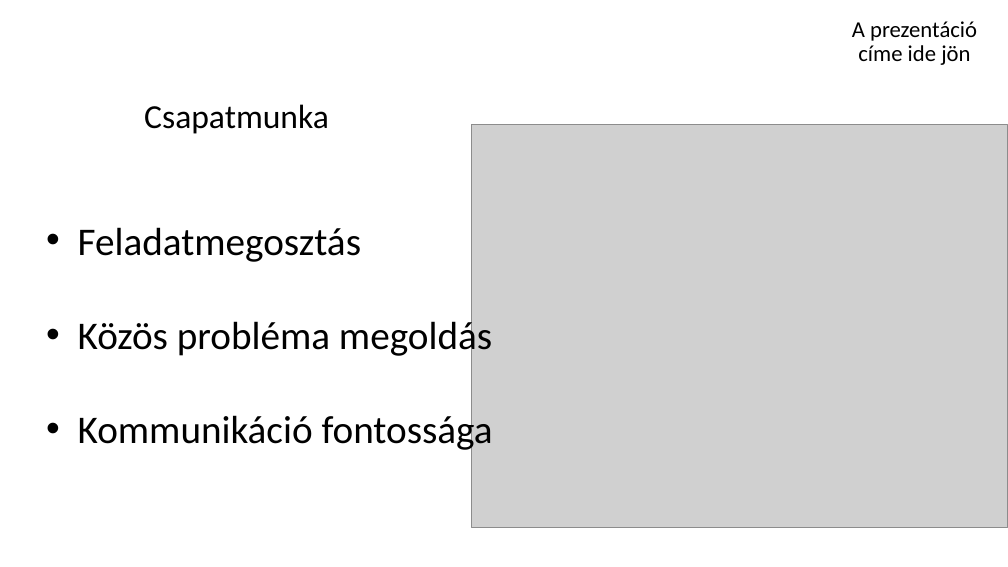
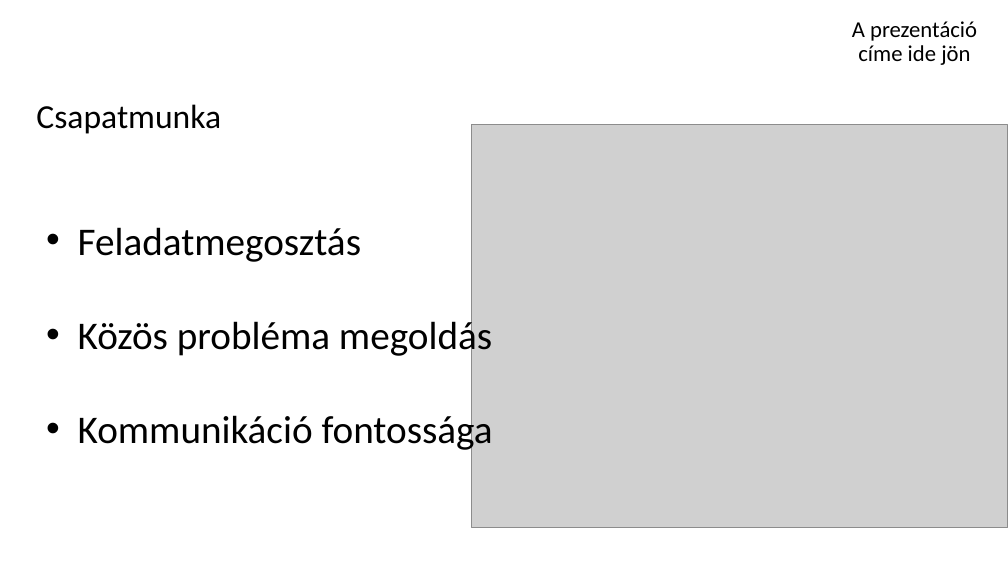
Before and after one commit to schonherz-java-ee-2016-spring/sandbox, a slide deck: slide 3 of krisztianerdei/erdeiKrisztián 0.01.pptx. Drawn at 1008x567 pixels with LibreOffice and Linux fonts; fonts in the diff are those of the drawing; grey boxes stand for pictures; background and template pictures are left out. Boxes give left, top, right and bottom in pixels: in the first picture for what was removed or moved away, otherwise in the second. Text is boxed around its words. In the diff, an @@ line names an element or a change of style, - is before the commit and + after.

```diff
--- a/krisztianerdei/erdeiKrisztián 0.01.pptx
+++ b/krisztianerdei/erdeiKrisztián 0.01.pptx
@@ subtitle "Csapatmunka" at box(36, 104, 221, 134): alignment centre to left @@
```
Also in this commit, not shown: 5 other slides changed.
